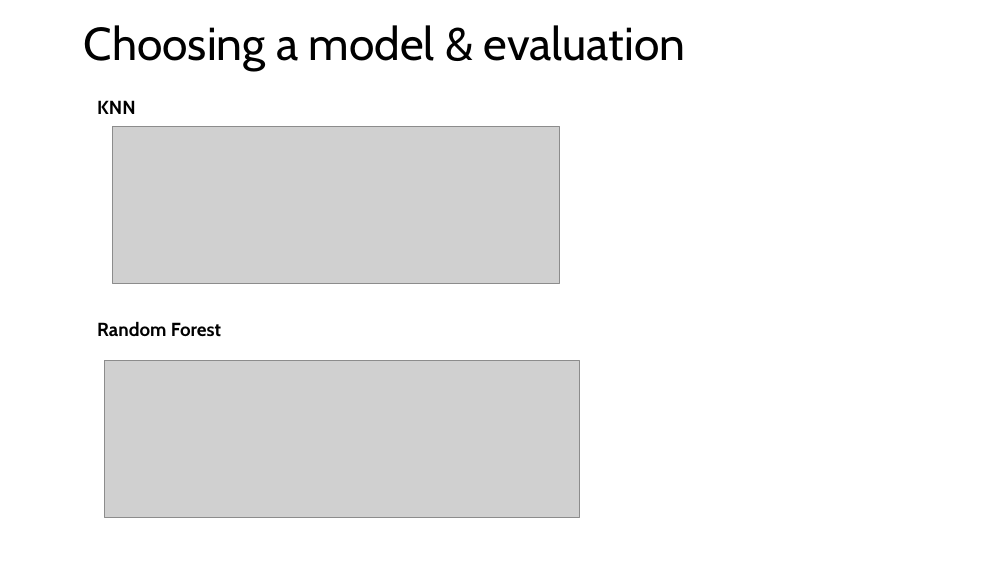
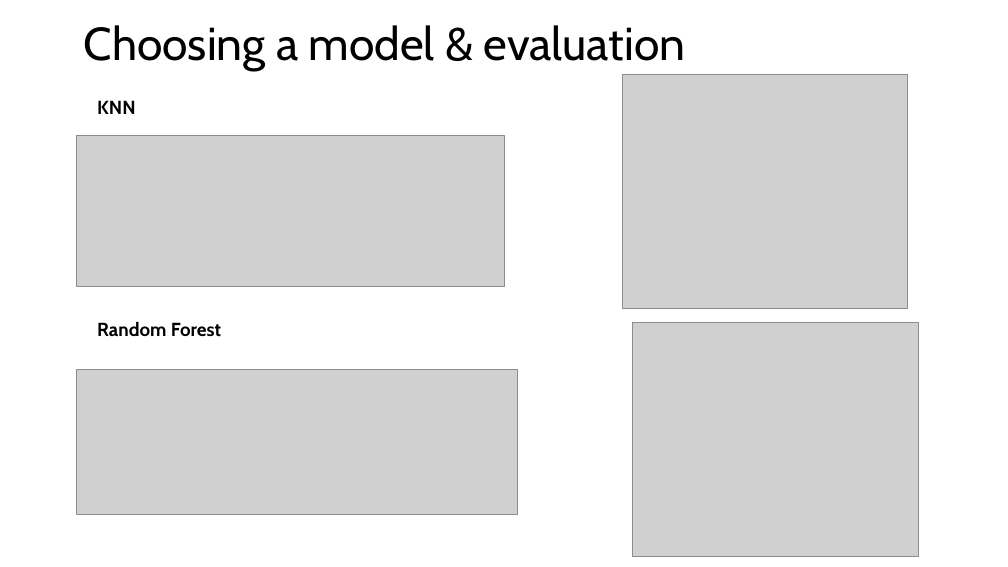
Before and after one commit to Vicbeg/Recipe-site-traffic, a slide deck: slide 9 of Model Presentation.pptx. Drawn at 1008x567 pixels with LibreOffice and Linux fonts; fonts in the diff are those of the drawing; grey boxes stand for pictures. Boxes give left, top, right and bottom in pixels: in the first picture for what was removed or moved away, otherwise in the second. Text is boxed around its words. In the diff, an @@ line names an element or a change of style, - is before the commit and + after.

```diff
--- a/Model Presentation.pptx
+++ b/Model Presentation.pptx
@@ picture added at box(623, 75, 907, 309) @@
@@ picture: place and size @@
-picture at box(113, 126, 560, 284)
+picture at box(77, 136, 504, 287)
@@ picture added at box(632, 323, 918, 557) @@
@@ picture: place and size @@
-picture at box(104, 361, 579, 517)
+picture at box(76, 370, 518, 514)
```
Also in this commit, not shown: 5 other slides changed, 3 other files.
